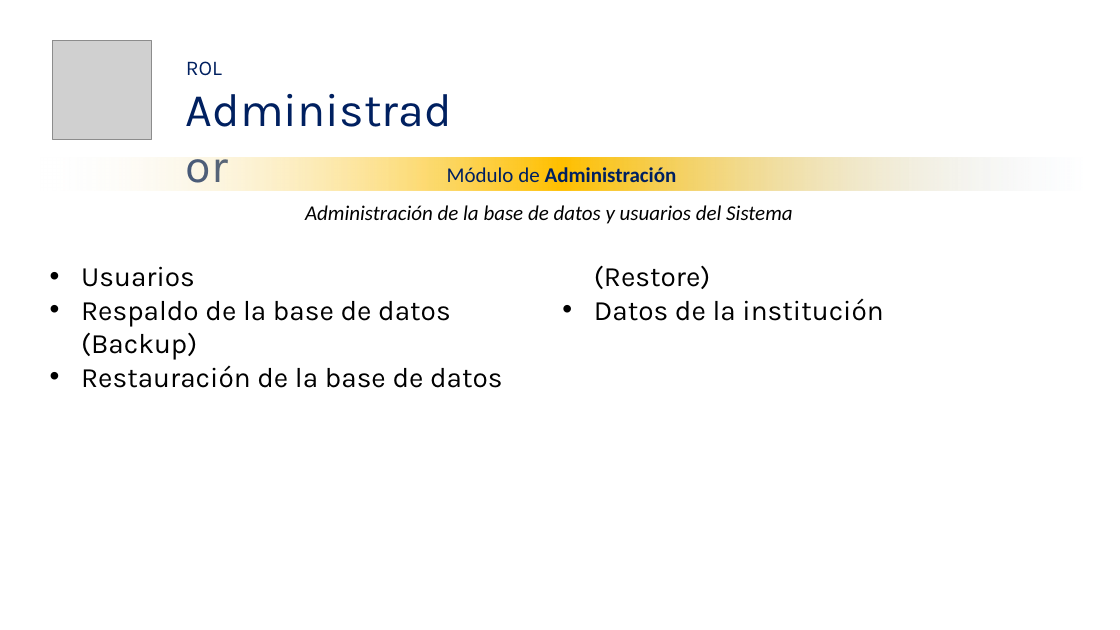
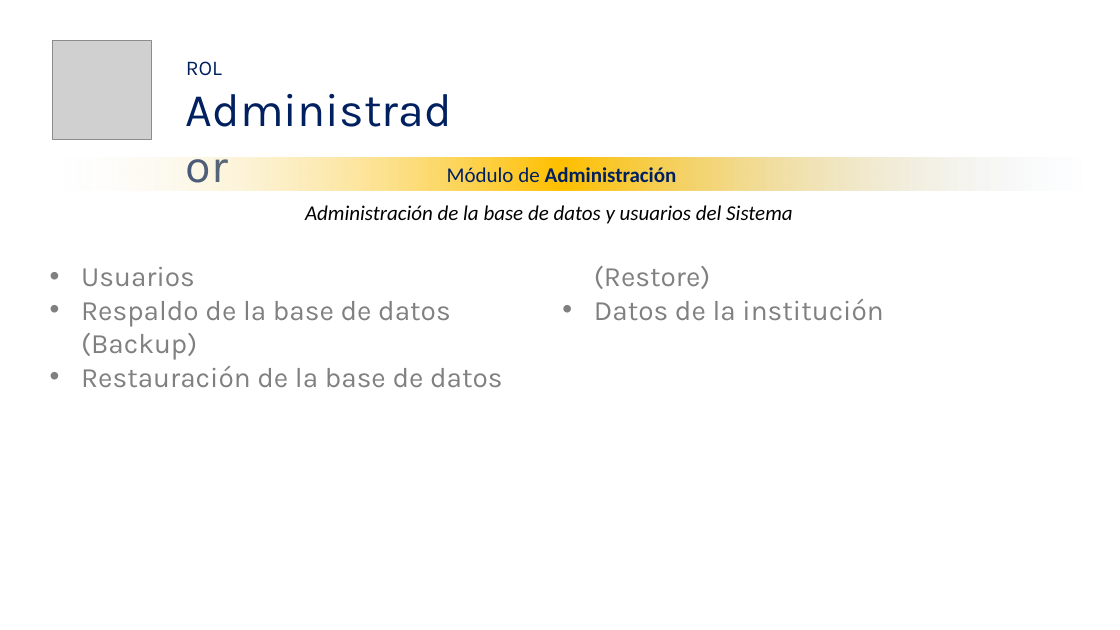
Before and after one commit to aviary-developer/blissey, a slide deck: slide 2 of Documentos/Presentaciones/Temario.pptx. Drawn at 1120x630 pixels with LibreOffice and Linux fonts; fonts in the diff are those of the drawing; grey boxes stand for pictures; background and template pictures are left out. Boxes give left, top, right and bottom in pixels: in the first picture for what was removed or moved away, otherwise in the second. Text is boxed around its words. In the diff, an @@ line names an element or a change of style, - is before the commit and + after.

```diff
--- a/Documentos/Presentaciones/Temario.pptx
+++ b/Documentos/Presentaciones/Temario.pptx
@@ text "Usuarios" at (x1=81, y1=266, x2=883, y2=387): text colour #000000 to #808080 @@
```
Also in this commit, not shown: 6 other slides changed, 2 other files.
